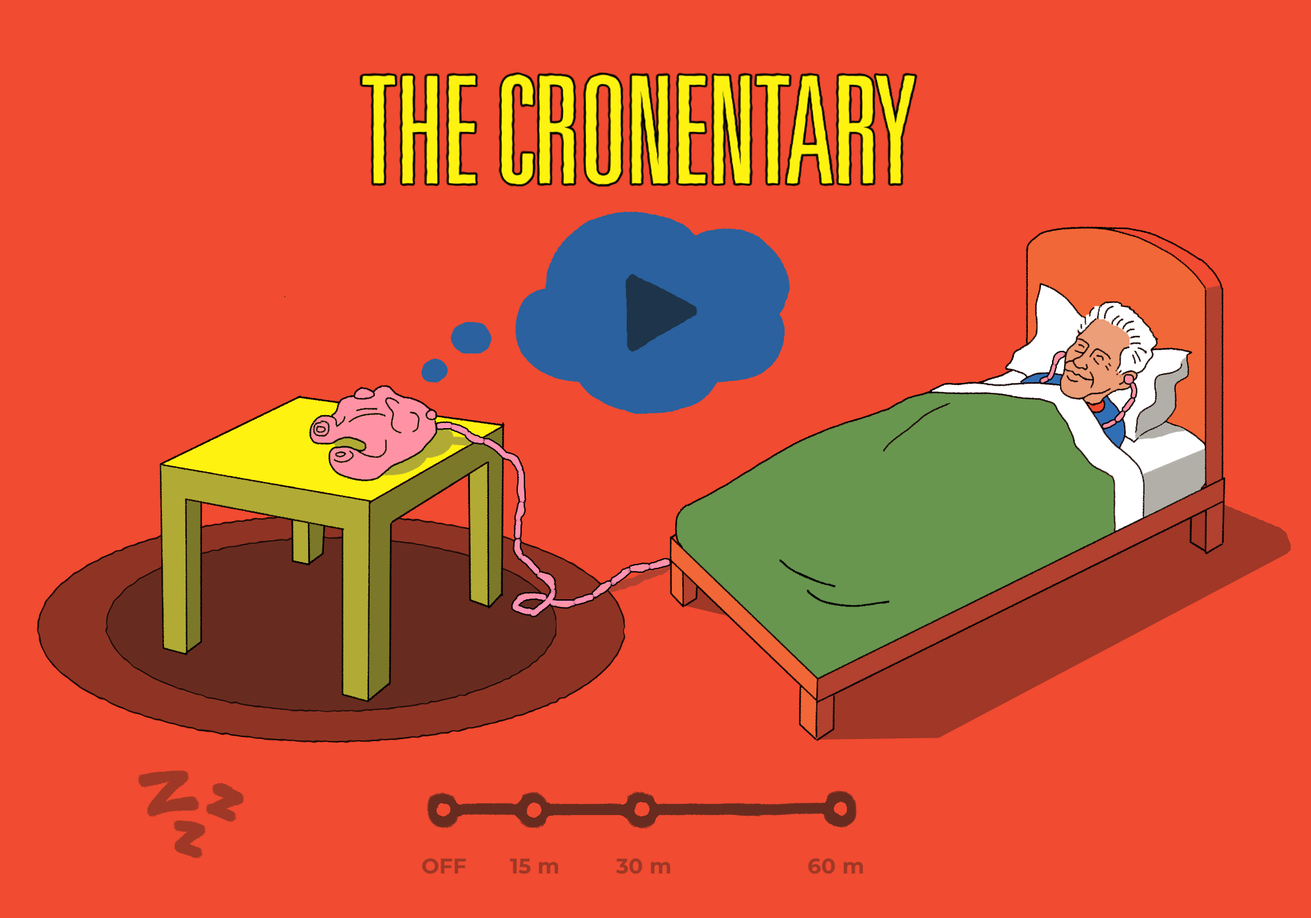
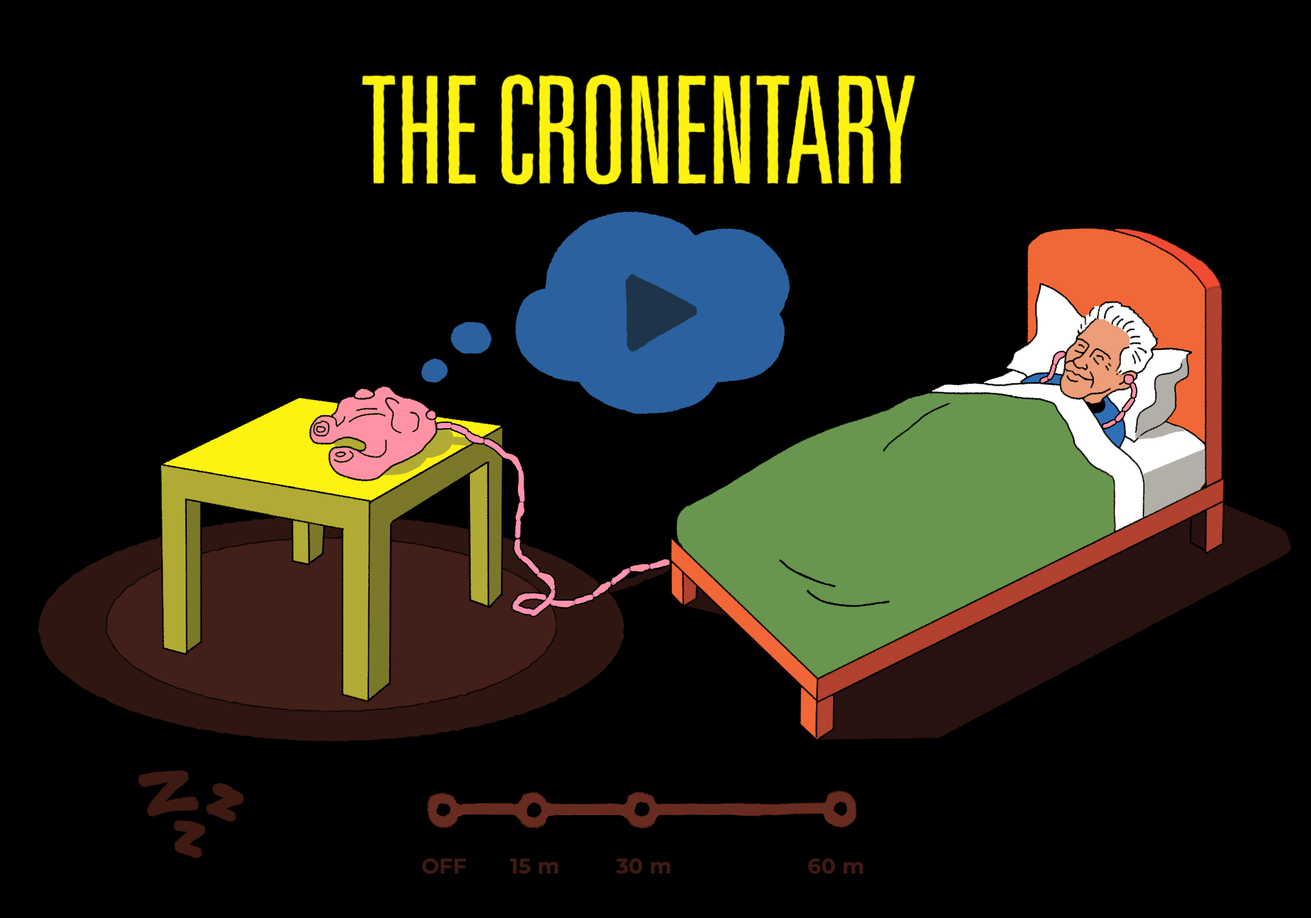
Before/after of a 1311x918 layered artwork. What changed in the layer stack:
renamed "Layer 19" to "cord shadow", opacity 100% → 50%, painted on it over [606, 564, 672, 594]
showed "Layer 21" over [0, 0, 1311, 918]
